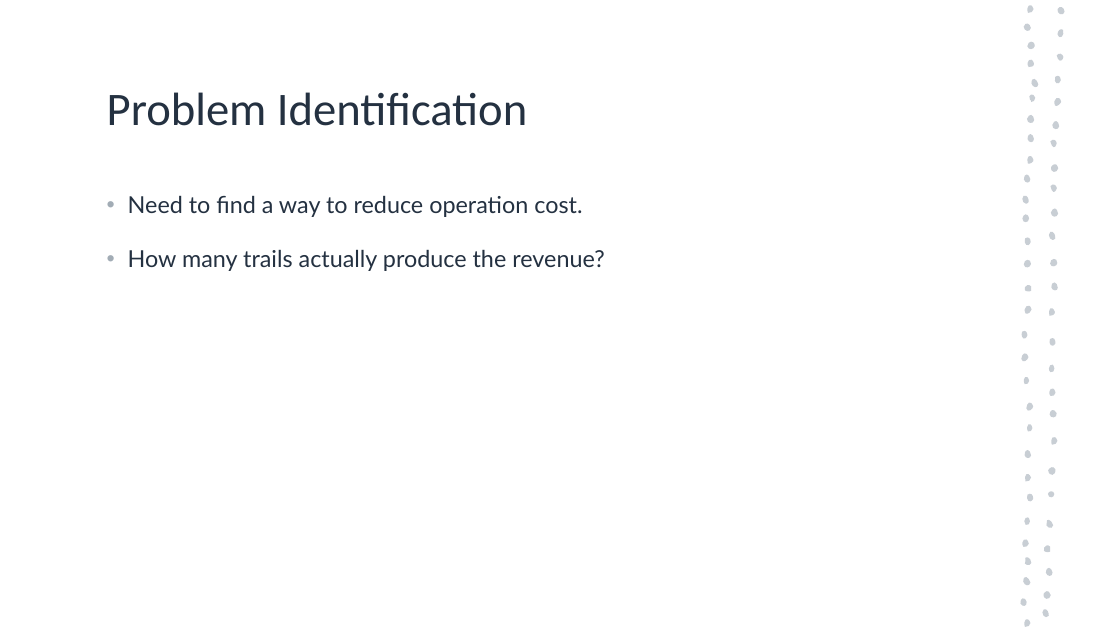
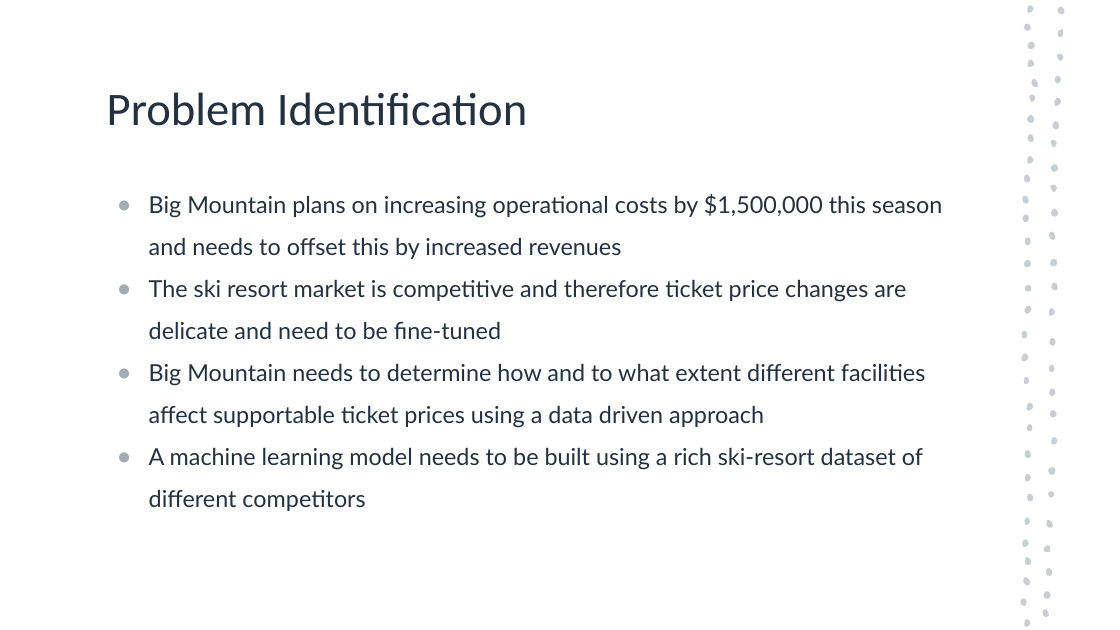
Before and after one commit to batkaw/DataScienceGuidedCapstone, a slide deck: slide 3 of big mountain project.pptm. Drawn at 1120x630 pixels with LibreOffice and Linux fonts; fonts in the diff are those of the drawing. Boxes give left, top, right and bottom in pixels: in the first picture for what was removed or moved away, otherwise in the second. Text is boxed around its words. In the diff, an @@ line names an element or a change of style, - is before the commit and + after.

```diff
--- a/big mountain project.pptm
+++ b/big mountain project.pptm
@@ text at [149,194,942,511]: text changed @@
-• Need to find a way to reduce operation cost.
-• How many trails actually produce the revenue?
+● Big Mountain plans on increasing operational costs by $1,500,000 this season and needs to offset this by increased revenues
+● The ski resort market is competitive and therefore ticket price changes are delicate and need to be fine-tuned
+● Big Mountain needs to determine how and to what extent different facilities affect supportable ticket prices using a data driven approach
+● A machine learning model needs to be built using a rich ski-resort dataset of different competitors
```
Also in this commit, not shown: 4 other slides changed, 1 slide added.
